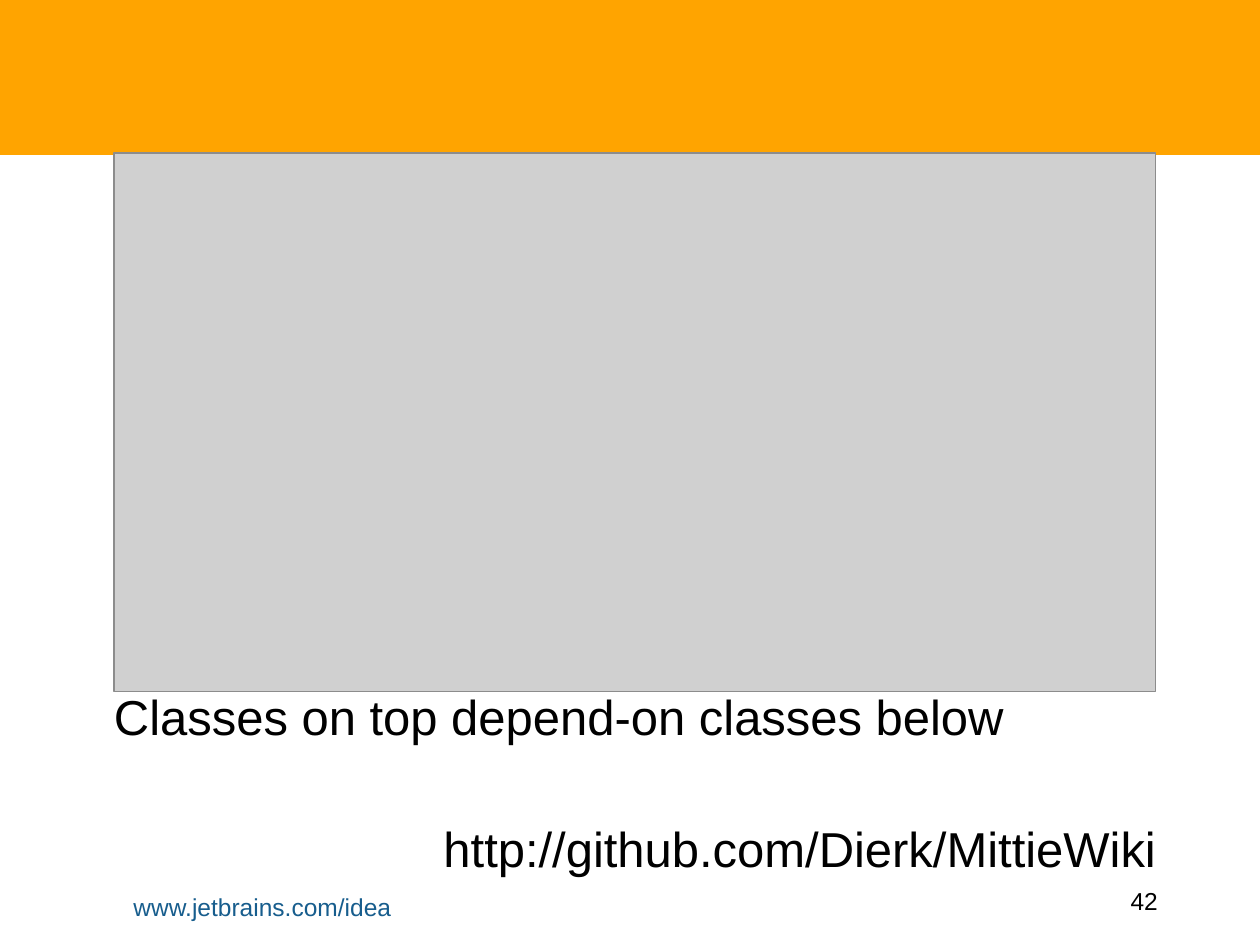
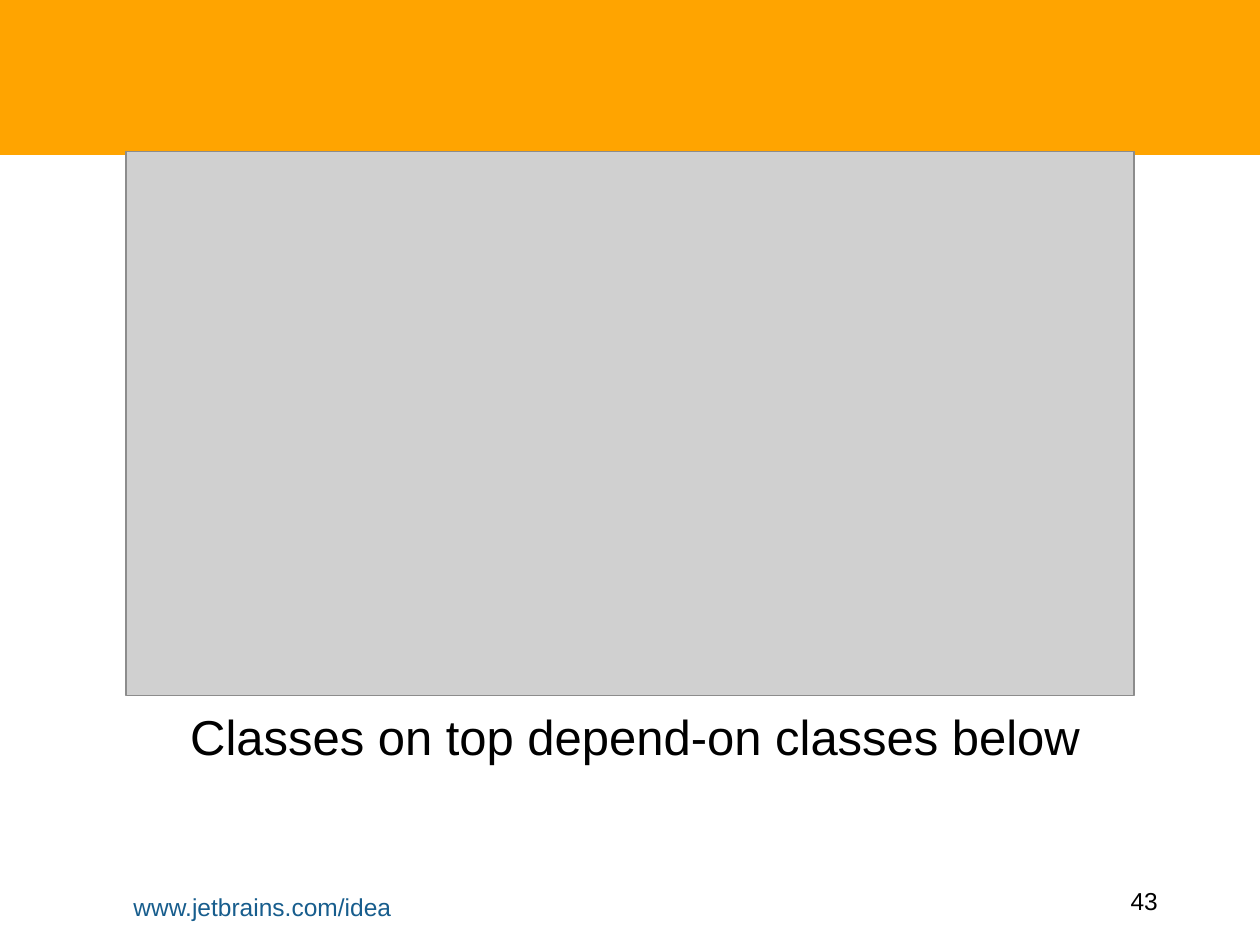
Before and after one commit to HamletDRC/presentations, a slide deck: slide 43 of staticanalysis/StaticAnalysisInIDEA.odp (slide 42 before the commit). Drawn at 1260x945 pixels with LibreOffice and Linux fonts; fonts in the diff are those of the drawing; grey boxes stand for pictures; background and template pictures are left out. Boxes give left, top, right and bottom in pixels: in the first picture for what was removed or moved away, otherwise in the second. Text is boxed around its words. In the diff, an @@ line names an element or a change of style, - is before the commit and + after.

```diff
--- a/staticanalysis/StaticAnalysisInIDEA.odp
+++ b/staticanalysis/StaticAnalysisInIDEA.odp
@@ picture: place and size @@
-picture at <box>113,152,1155,690</box>
+picture at <box>126,151,1134,696</box>
@@ subtitle "Classes on top depend-on classes ...": place and size @@
-subtitle "Classes on top depend-on classes ..." at <box>114,699,1155,877</box>
+subtitle "Classes on top depend-on classes ..." at <box>190,719,1080,765</box>
@@ subtitle "Classes on top depend-on classes ..." at <box>190,719,1080,765</box>: alignment left to centre @@
@@ subtitle at <box>443,831,1155,877</box>: paragraph removed @@
-http://github.com/Dierk/MittieWiki
@@ page number at <box>1131,893,1158,911</box>: text changed @@
-42
+43
```
Also in this commit, not shown: 9 other slides changed, 4 slides added, 9 slides removed, 1 other file.
